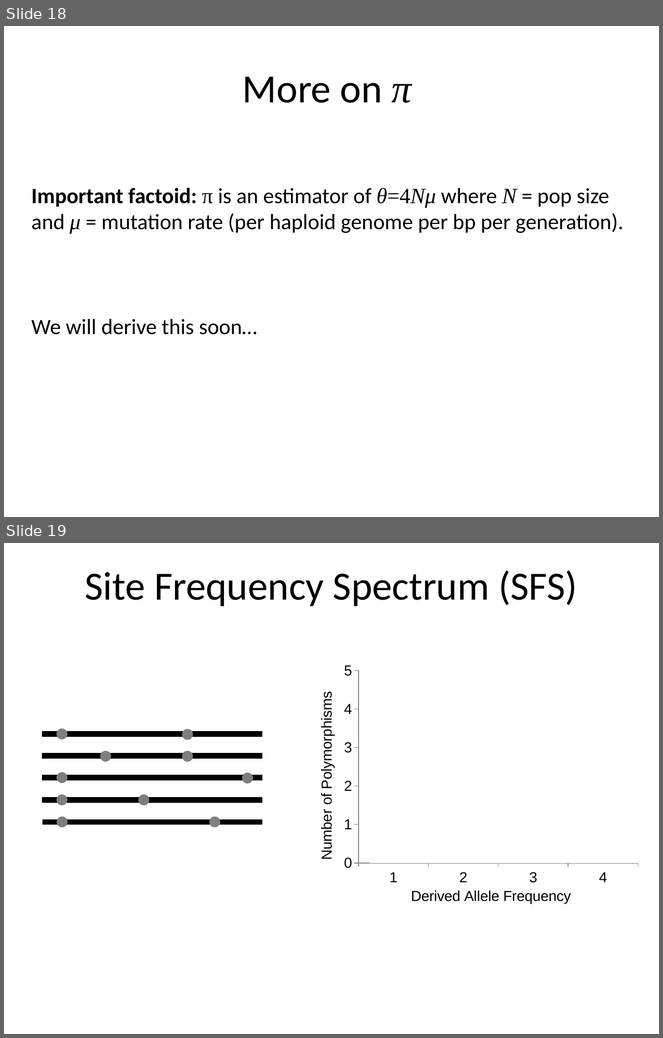
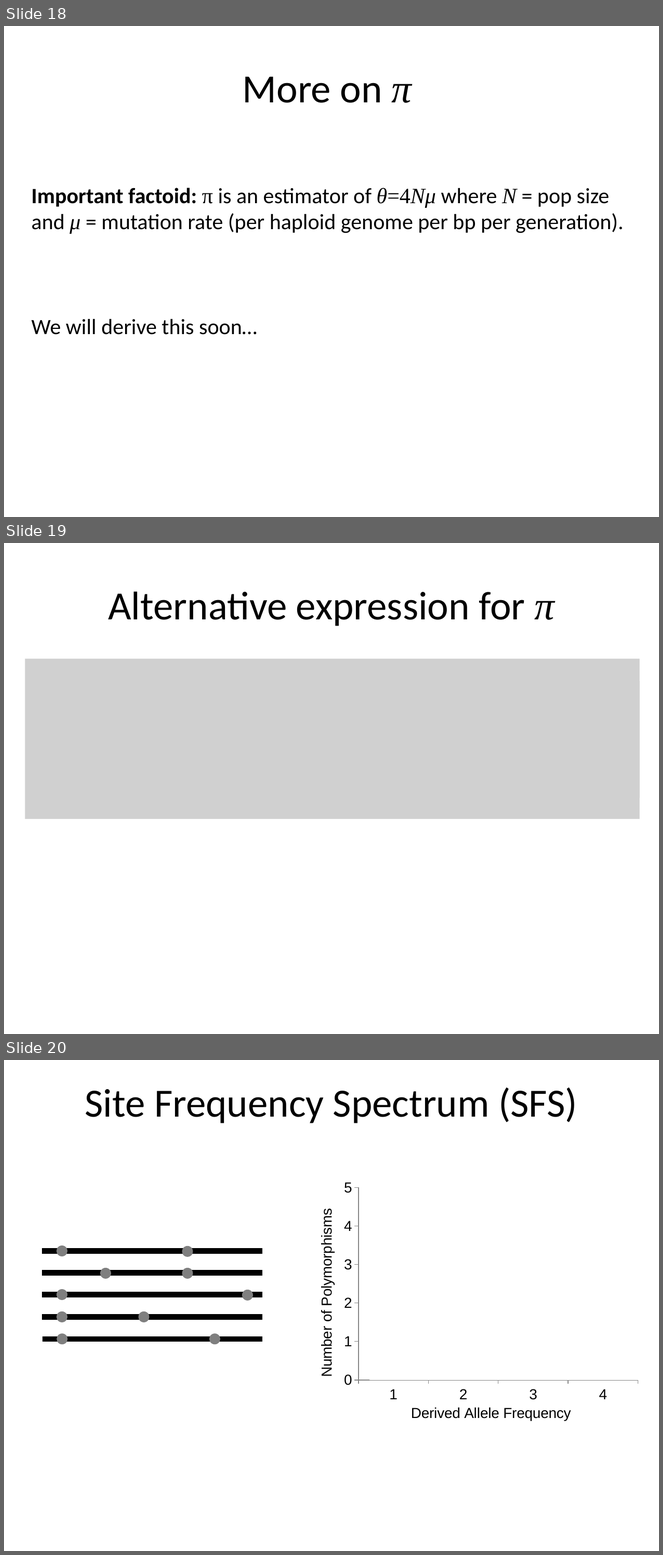
Before and after one commit to SchriderLab/evoMLWorkshop2024, a slide deck: day1/Part1_TheCoalescent.pptx. Shown one above the other, each under a label of ours: slides 18 and 19 before the commit, slides 18, 19 and 20 after it. The pictures are 663x1038 and 663x1555 pixels, drawn with LibreOffice and Linux fonts; fonts in the diff are those of the drawing; grey boxes stand for pictures. Boxes give left, top, right and bottom in pixels: in the first picture for what was removed or moved away, otherwise in the second. Text is boxed around its words. In the diff, an @@ line names an element or a change of style, - is before the commit and + after.

```diff
--- a/day1/Part1_TheCoalescent.pptx
+++ b/day1/Part1_TheCoalescent.pptx
@@ slide 19 added at (4,543,659,1034), background #FFFFFF @@
@@ title added at (108,591,555,626), 44 pt, text #000000 @@
+Alternative expression for π
@@ picture added at (25,659,639,820) @@
@@ picture added at (454,681,639,798) @@
@@ what was slide 19 is now slide 20 @@
```
Also in this commit, not shown: 1 slide changed.
